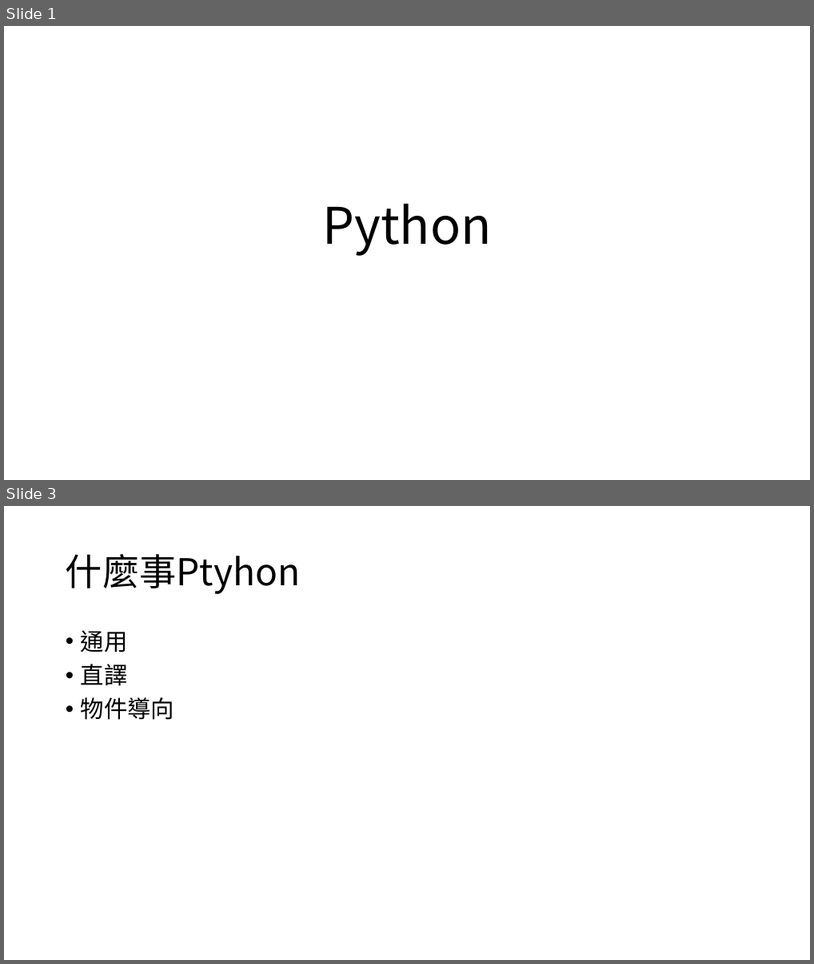
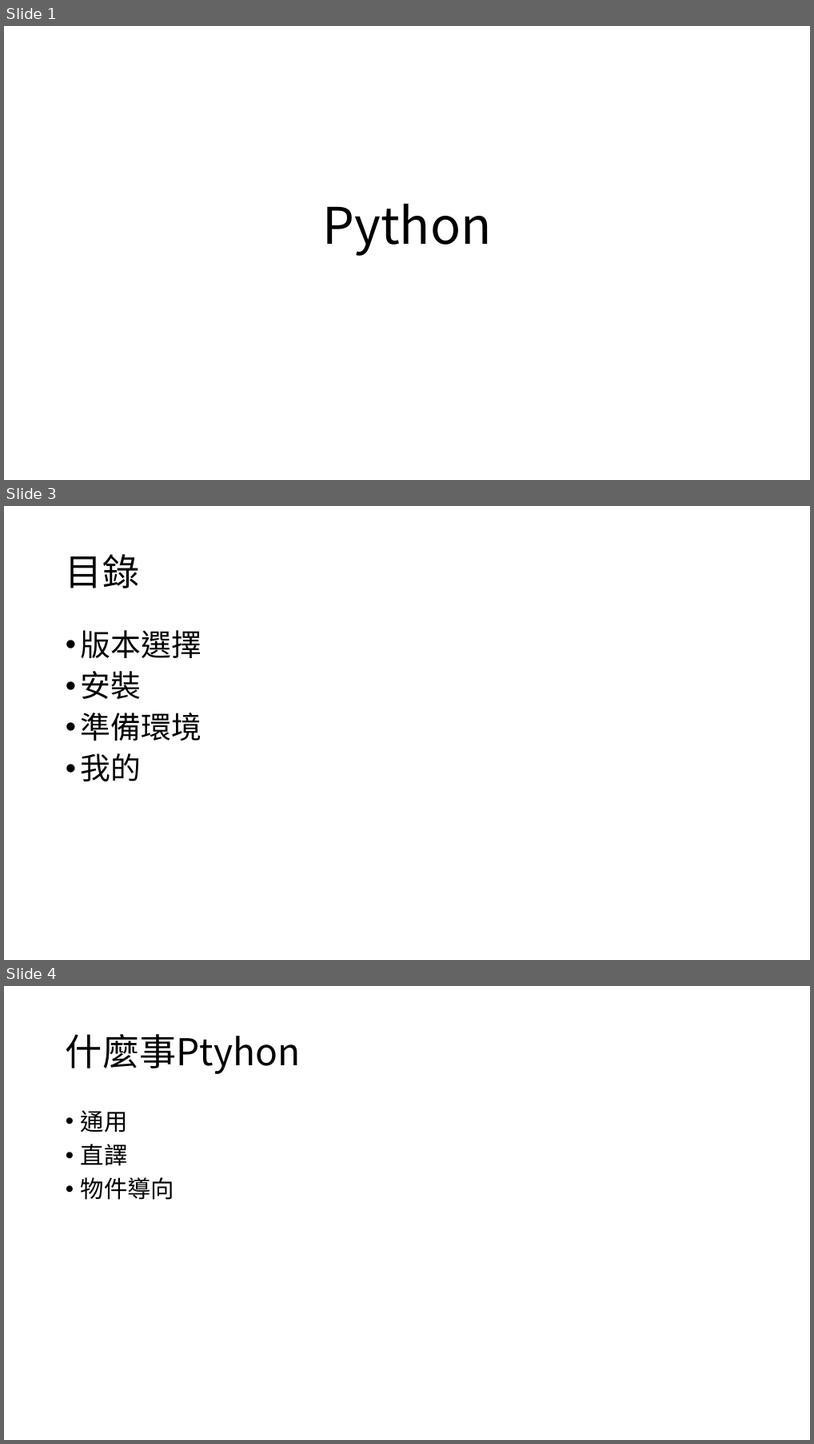
Before and after one commit to timmy61109/Python-Tutorial, a slide deck: Python程式設計入門指南.pptx. Shown one above the other, each under a label of ours: slides 1 and 3 before the commit, slides 1, 3 and 4 after it; the slides between them are not shown. The pictures are 814x964 and 814x1444 pixels, drawn with LibreOffice and Linux fonts; fonts in the diff are those of the drawing. Boxes give left, top, right and bottom in pixels: in the first picture for what was removed or moved away, otherwise in the second. Text is boxed around its words. In the diff, an @@ line names an element or a change of style, - is before the commit and + after.

```diff
--- a/Python程式設計入門指南.pptx
+++ b/Python程式設計入門指南.pptx
@@ slide 3 added at (x1=4, y1=506, x2=810, y2=960), background #FFFFFF @@
@@ title added at (x1=66, y1=554, x2=139, y2=588), 44 pt, text #000000 @@
+目錄
@@ text added at (x1=81, y1=630, x2=202, y2=781), 36 pt, text #000000 @@
+• 版本選擇
+• 安裝
+• 準備環境
+• 我的
@@ what was slide 3 is now slide 4 @@
```
Also in this commit, not shown: 1 slide changed, 1 other slide added.
